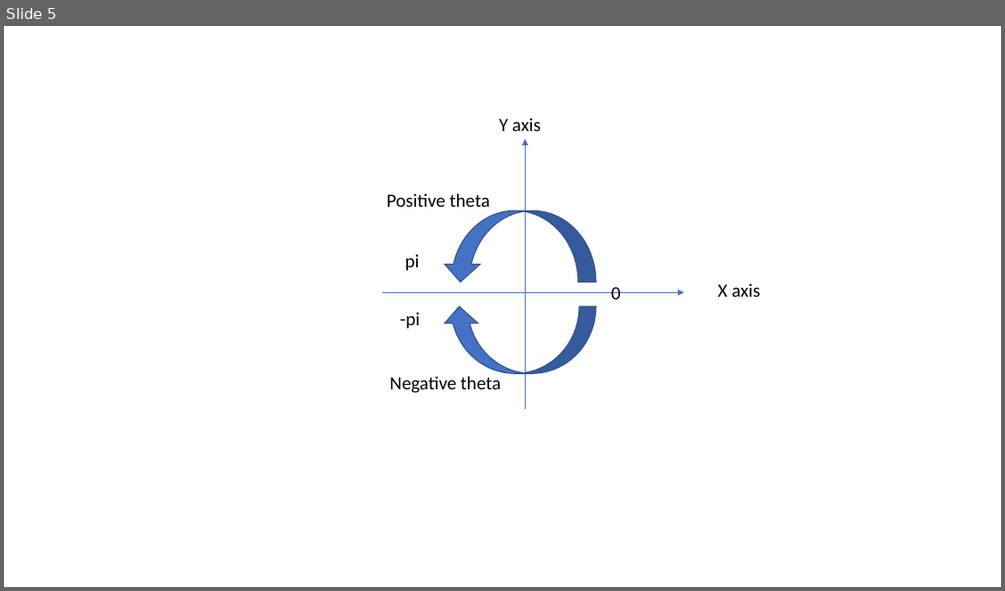
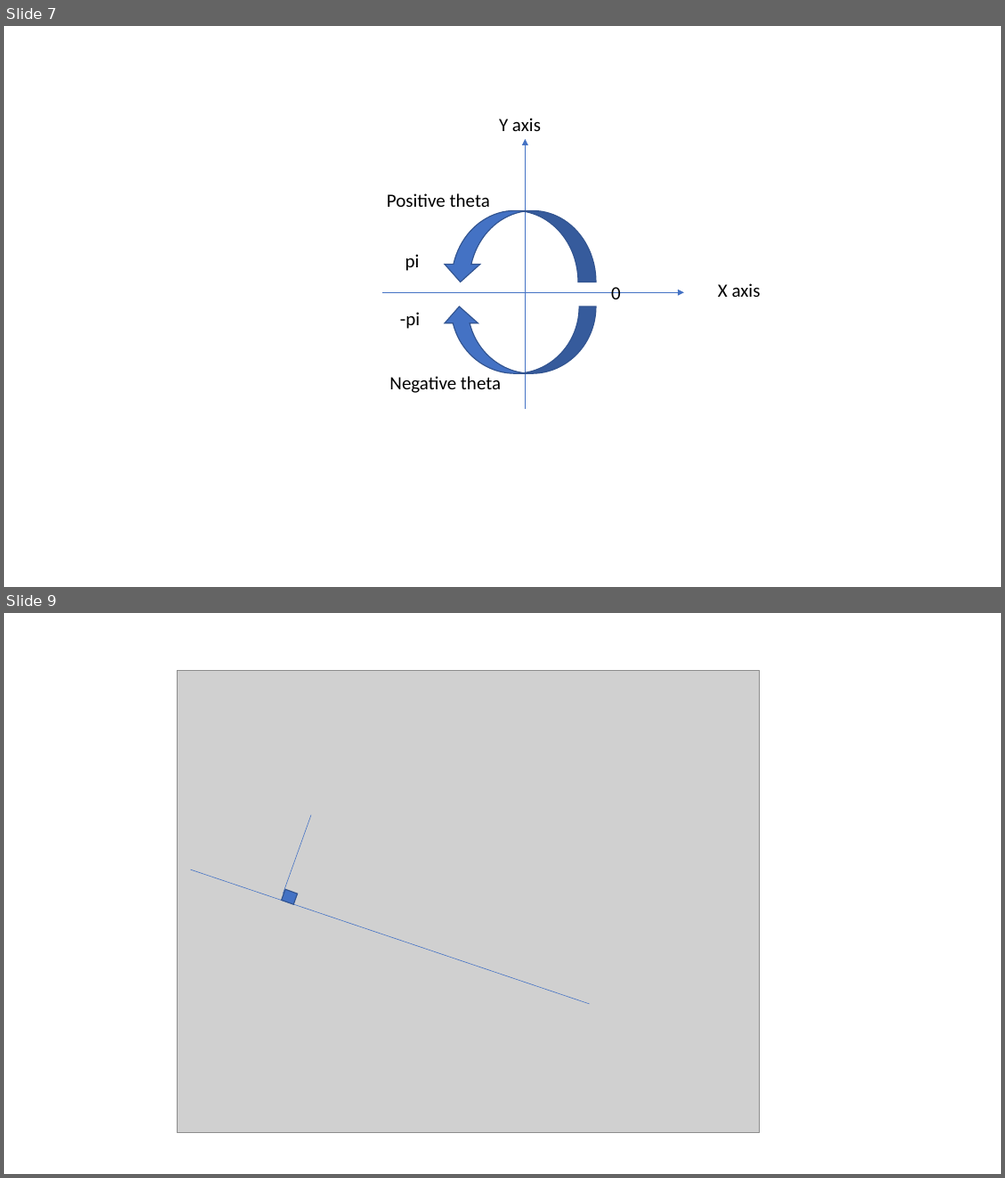
Before and after one commit to AreteQin/MECH_472_6631_Project, a slide deck: Figures.pptx. Shown one above the other, each under a label of ours: slide 5 before the commit, slides 7 and 9 after it; the slides between them are not shown. The pictures are 1005x591 and 1005x1178 pixels, drawn with LibreOffice and Linux fonts; fonts in the diff are those of the drawing; grey boxes stand for pictures. Boxes give left, top, right and bottom in pixels: in the first picture for what was removed or moved away, otherwise in the second. Text is boxed around its words. In the diff, an @@ line names an element or a change of style, - is before the commit and + after.

```diff
--- a/Figures.pptx
+++ b/Figures.pptx
@@ slide 9 added at <box>4,613,1001,1174</box>, background #FFFFFF @@
@@ picture added at <box>177,671,760,1133</box> @@
@@ line added from (283, 893) to (311, 815), #4472C4 0.5 pt @@
@@ line added from (190, 869) to (590, 1004), #4472C4 0.5 pt @@
@@ rectangle added at <box>282,890,297,904</box>, fill #4472C4, outline #325491 1 pt @@
@@ what was slide 5 is now slide 7 @@
```
Also in this commit, not shown: 4 other slides added, 38 other files.
